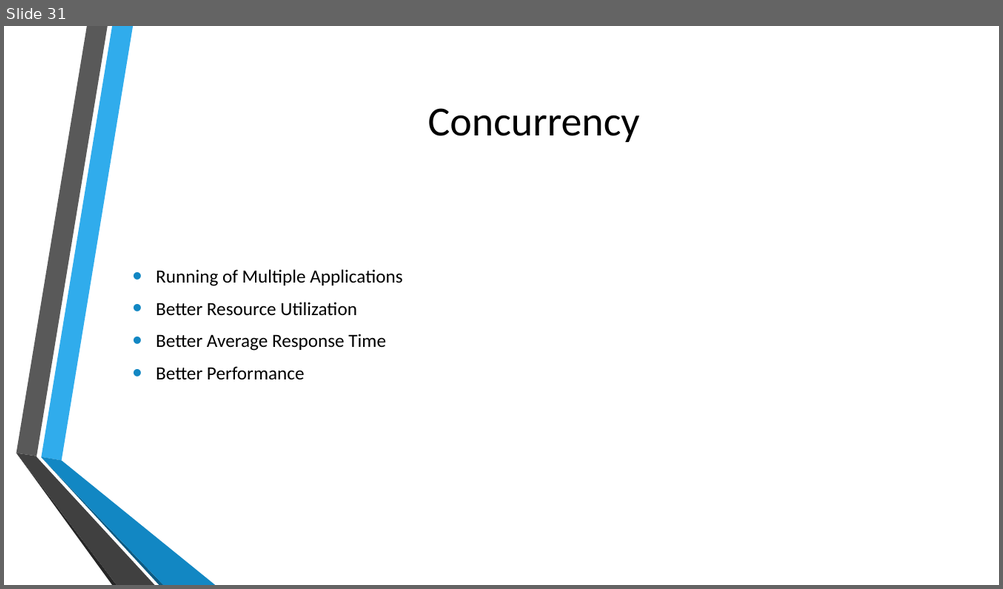
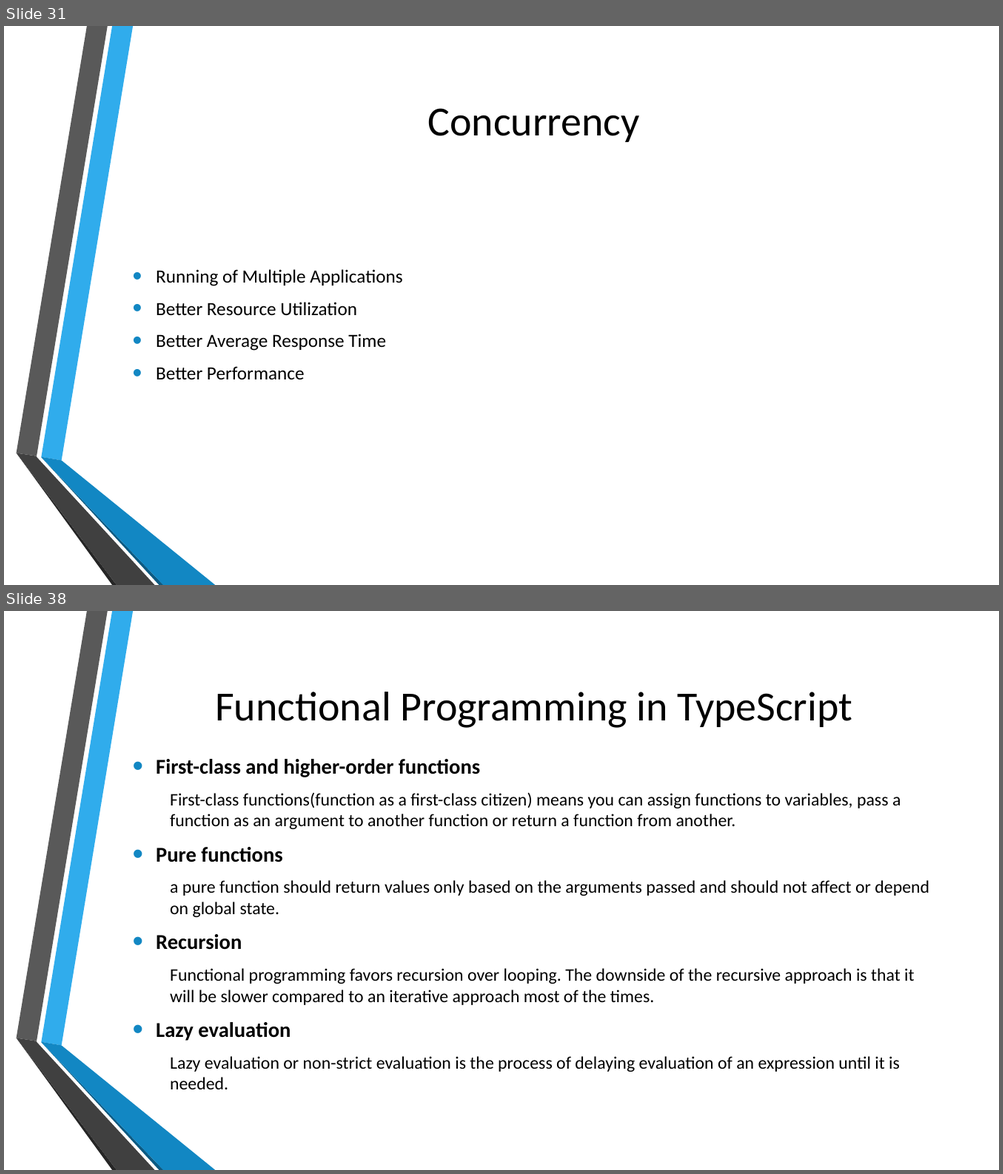
Before and after one commit to kalyank12/SoftwareParadigms, a slide deck: PPT/Group02-Component1.pptx. Shown one above the other, each under a label of ours: slide 31 before the commit, slides 31 and 38 after it; the slides between them are not shown. The pictures are 1003x589 and 1003x1174 pixels, drawn with LibreOffice and Linux fonts; fonts in the diff are those of the drawing; background and template pictures are left out. Boxes give left, top, right and bottom in pixels: in the first picture for what was removed or moved away, otherwise in the second. Text is boxed around its words. In the diff, an @@ line names an element or a change of style, - is before the commit and + after.

```diff
--- a/PPT/Group02-Component1.pptx
+++ b/PPT/Group02-Component1.pptx
@@ slide 38 added at box(4, 611, 999, 1170), background picture (left out); not listed: 6 template elements that a slide beside it also shows @@
@@ title added at box(215, 692, 852, 728), 40 pt, text #000000 @@
+Functional Programming in TypeScript
@@ text added at box(156, 759, 929, 1090), 17 pt, text #000000 @@
+• First-class and higher-order functions
+  First-class functions(function as a first-class citizen) means you can assign functions to variables, pass a function as an argument to another function or return a function from another.
+• Pure functions
+  a pure function should return values only based on the arguments passed and should not affect or depend on global state.
+• Recursion
+  Functional programming favors recursion over looping. The downside of the recursive approach is that it will be slower compared to an iterative approach most of the times.
+• Lazy evaluation
+  Lazy evaluation or non-strict evaluation is the process of delaying evaluation of an expression until it is needed.
```
Also in this commit, not shown: 3 slides changed, 6 other slides added.
